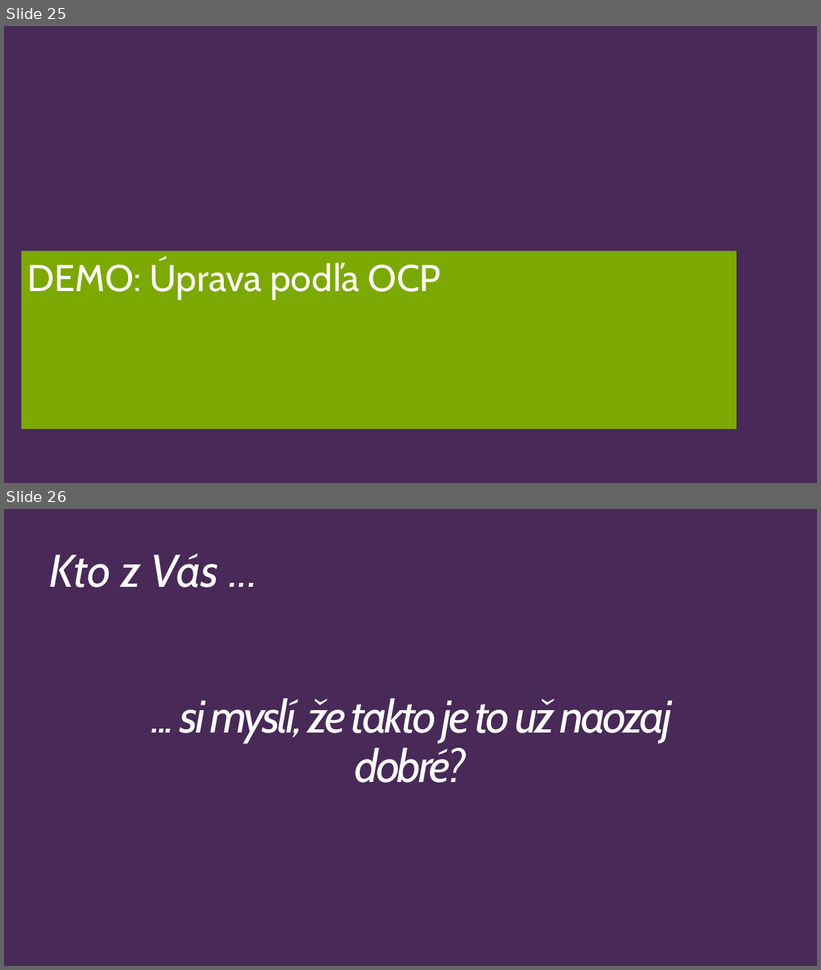
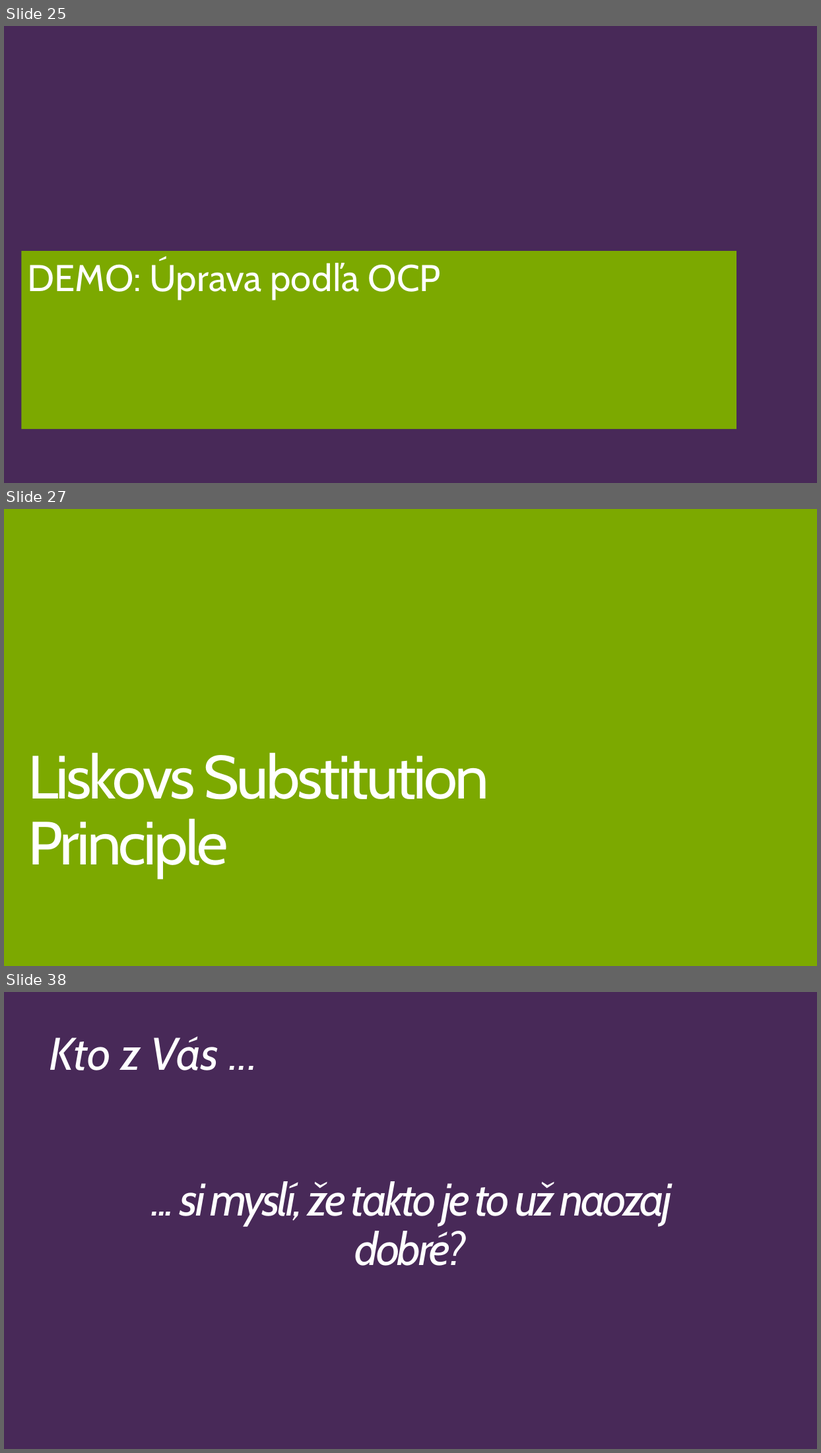
Before and after one commit to Burgyn/SOLID-Principles, a slide deck: SOLIDPrinciples.pptx. Shown one above the other, each under a label of ours: slides 25 and 26 before the commit, slides 25, 27 and 38 after it; the slides between them are not shown. The pictures are 821x970 and 821x1453 pixels, drawn with LibreOffice and Linux fonts; fonts in the diff are those of the drawing. Boxes give left, top, right and bottom in pixels: in the first picture for what was removed or moved away, otherwise in the second. Text is boxed around its words. In the diff, an @@ line names an element or a change of style, - is before the commit and + after.

```diff
--- a/SOLIDPrinciples.pptx
+++ b/SOLIDPrinciples.pptx
@@ slide 27 added at <box>4,509,817,966</box>, background #7CA900 @@
@@ title added at <box>28,753,489,878</box>, 72 pt, text #FFFFFF @@
+Liskovs Substitution
+Principle
@@ what was slide 26 is now slide 38 @@
```
Also in this commit, not shown: 4 slides changed, 13 other slides added, 2 slides removed, 1 other file.
